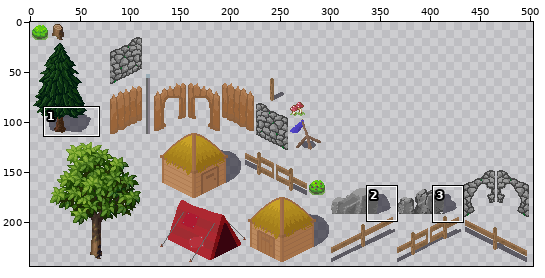
Edited in one commit: sprite sheet (assets/packs/objects.png). The picture above shows the old version from afar; the outline marks the close-up.
Close-up. Before the edit:
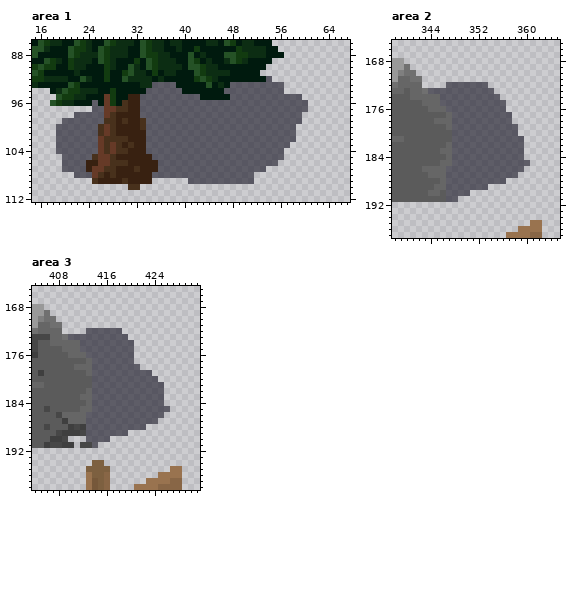
The file is 512x256 pixels. Colours within 5 levels of each other are drawn and written as one. Shown: area 1: x 15..67, y 86..112; area 2: x 338..365, y 165..197; area 3: x 404..431, y 165..198. The wide view leaves out empty margins.
Now the later version:
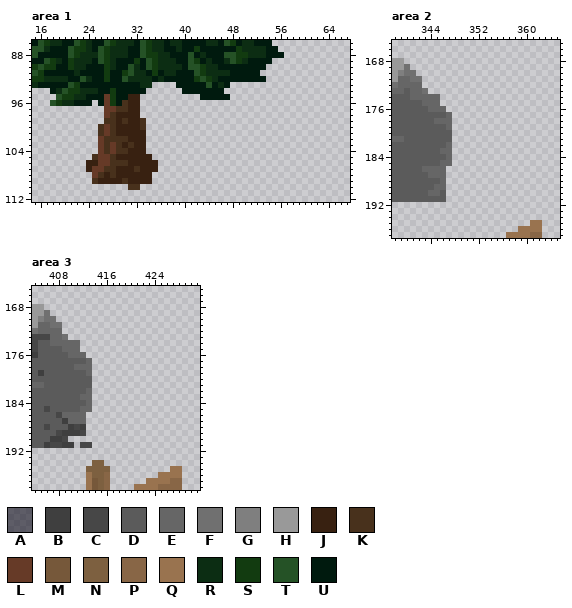
Palette (. is transparent): A #110f1e96  B #3f3f3f  C #474747  D #5b5b5b  E #666666  F #707070  G #7f7f7f  H #999999  J #382111  K #48311c  L #663a27  M #76583a  N #7d6040  P #886646  Q #99734f  R #0c2d13  S #123b10  T #255226  U #001a0e
The edit:
Changed rows in their new state; - is an unchanged pixel.
Area 1:
first column x 19:
 92 -----------------------------------.------
 93 ----------------....---------.........----
 94 ---------------......-------..........----
 95 --------------..........-----............-
 96 ------.-------............................
 97 ------..------............................
 98 ---.....------...........................-
 99 -.......-------..........................-
100 .......--------.........................--
101 .......--------.........................--
102 .......--------.........................--
103 .......--------........................---
104 .......--------.......................----
105 -.....----------......................----
106 -....------------....................-----
107 -....------------..................-------
108 ---...----------.................---------
109 ----------------------...........---------
Area 2:
first column x 344:
172 ---.......-------
173 ...........------
174 --..........-----
175 --...........----
176 ---..........----
177 ----..........---
178 ----..........---
179 ----...........--
180 ----...........--
181 ----............-
182 ----............-
183 ----............-
184 ----............-
185 ----.............
186 ---.............-
187 ---............--
188 ---..........----
189 ---.......-------
190 ---....----------
191 ---..------------
Area 3:
first column x 410:
172 ---......--------
173 ..........-------
174 --.........------
175 --.........------
176 ---........------
177 ----.......------
178 ----........-----
179 ----..........---
180 ----...........--
181 ----............-
182 ----............-
183 ----............-
184 ----............-
185 ----.............
186 ---.............-
187 ---............--
188 ---..........----
189 ---.......-------
190 ---....----------
191 ----.------------
